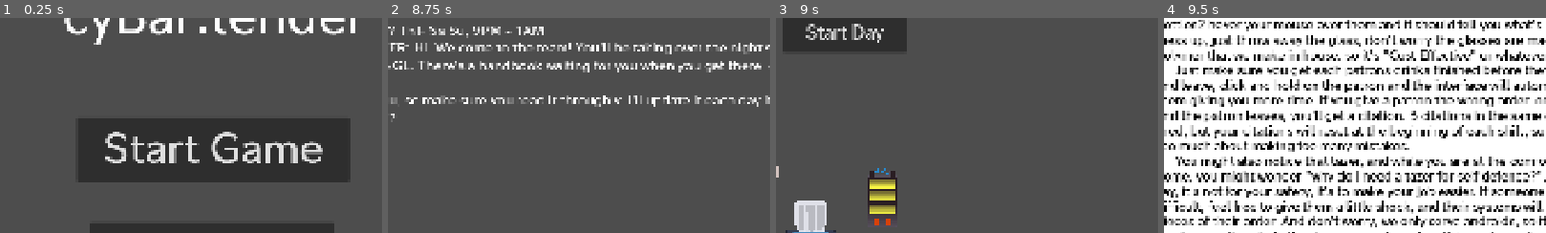
Above: before the commit, frames 1-4 (left to right).
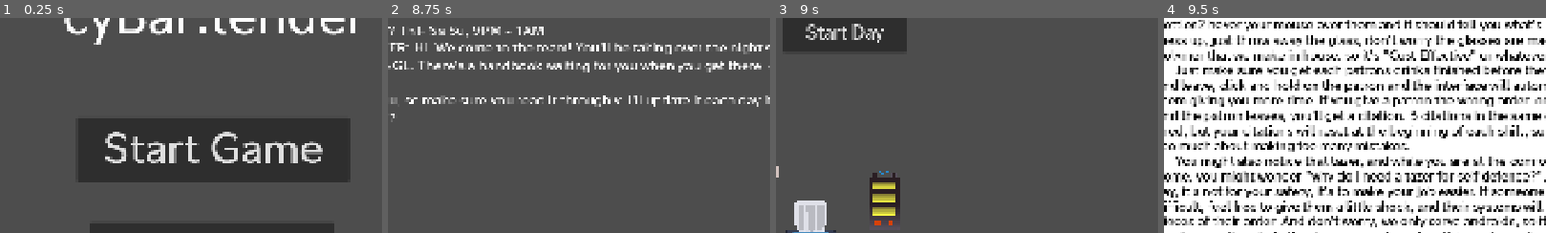
Above: after the commit, the same moments.

Repository: witenson-cmyk/cyBar-tender
Game: Godot game, scene res://start_screen.tscn
The game is run twice, just before and just after one commit, with the same random seed, the same clock (stepped at 60 frames per second) and the same inputs. The engine's default icon, where the game draws it, is replaced by a stand-in: a white triangle on a blue panel in a dark square.
Inputs (mouse positions are % of the whole screen's width and height, from its top left):
- Up to frame 1 (0.25 s): no input
- Up to frame 2 (8.75 s): click "Start Game" at 0.5 s; tap Enter (ui_accept) every 1.5 s from 1.25 to 5.75 s; move the mouse to (72, 45) at 1.27 s; hold Enter (ui_accept) 1.28-2 s; click (72, 45) at 1.42 s; drag from (30, 55) to (45, 70) at 2.02 s; move the mouse to (60, 28) at 2.77 s; hold Enter (ui_accept) 2.78-3.5 s; tap T (lock_tooltip) at 2.85, 5.85 s; click (60, 28) at 2.92 s; drag from (45, 70) to (20, 35) at 3.52 s; move the mouse to (80, 65) at 4.27 s; hold Enter (ui_accept) 4.28-5 s; click (80, 65) at 4.42 s; drag from (20, 35) to (35, 25) at 5.02 s; move the mouse to (55, 50) at 5.77 s; hold Enter (ui_accept) 5.78-6.5 s; click (55, 50) at 5.92 s; drag from (35, 25) to (30, 55) at 6.52 s; move the mouse to (72, 45) at 7.27 s; hold Enter (ui_accept) 7.28-8 s; click (72, 45) at 7.42 s; drag from (30, 55) to (45, 70) at 8.02 s
- Up to frame 3 (9 s): move the mouse to (60, 28) at 8.77 s; hold Enter (ui_accept) from 8.78 s (still down); tap T (lock_tooltip) at 8.85 s; click (60, 28) at 8.92 s
- Up to frame 4 (9.5 s): keep holding Enter (ui_accept)
The pictures show only the part of the screen within x 22-72%, y 29-79%; the shares and areas given below are measured in that part.

Frames 1-2 are identical in both runs. In frame 3, 1.2% of the frame differs, in the area x 24-33%, y 69-97%; in frame 4, nothing differs.

Commit message:
things shake now

Diff:
--- a/Scripts/liquid.gd
+++ b/Scripts/liquid.gd
@@ -3,6 +3,7 @@
 var dragging=false
 @export var toAdd="vodka"
 var off=Vector2(0,0)
+var previousPosition = startingPos
 # Called when the node enters the scene tree for the first time.
 func _ready() -> void:
 	pass # Replace with function body.
@@ -16,6 +17,12 @@
 	else:
 		position=lerp(position,startingPos,.2)
 		z_index = 1
+	var shmoovX = (global_position.x - previousPosition.x)/100
+	var shmoovY = (global_position.y - previousPosition.y)/100*sign(shmoovX)
+	var shmoov = shmoovY+shmoovX
+	shmoov = clamp(shmoov,-.50,.50)
+	get_node("CollisionShape2D/Sprite2D").rotation = shmoov
+	previousPosition=global_position
 
 
 func _on_button_button_down() -> void:
@@ -31,5 +38,5 @@
 			if thing.get_meta("drink")==true:
 				for all in thing.added:
 					if(all==toAdd):
-						pass
+						return
 				thing.added.append(toAdd)
--- a/Scripts/object.gd
+++ b/Scripts/object.gd
@@ -7,6 +7,7 @@
 var lastPlace
 var wanted
 var got
+var previousPosition = global_position
 @onready var button = get_node("CollisionShape2D/Sprite2D/Button")
 
 # Called when the node enters the scene tree for the first time.simple and clean birth by sleep
@@ -21,10 +22,24 @@
 		z_index=2
 	else:
 		position=lerp(position,lastok,.2)
+	var toolText=""
+	if added.is_empty():
+		toolText="Empty Liquor Glass"
+	else:
+		toolText = "Liquor Glass ("
+		for thing in added:
+			if added.find(thing)==added.size()-1:
+				toolText+=thing.capitalize()+")"
+			else:
+				toolText+=thing.capitalize()+", "
+	button.tooltip_strings[0]=toolText
+	var shmoovX = (global_position.x - previousPosition.x)/100
+	var shmoovY = (global_position.y - previousPosition.y)/100*sign(shmoovX)
+	var shmoov = shmoovY+shmoovX
+	shmoov = clamp(shmoov,-.50,.50)
+	get_node("CollisionShape2D/Sprite2D").rotation = shmoov
 
-	var toolText = "Liquor Glass "
-	toolText+=str(added)
-	button.tooltip_strings[0]=toolText
+	previousPosition=global_position
 
 
 func _on_button_button_down() -> void:
--- a/Scripts/tazer.gd
+++ b/Scripts/tazer.gd
@@ -10,11 +10,20 @@
 
 # Called every frame. 'delta' is the elapsed time since the previous frame.
 func _process(delta: float) -> void:
+	var offY = random.randi()%5
+	var offX = random.randi()%5
+
 	if dragging:
 		position = get_global_mouse_position()-off
-		z_index=2
+		z_index=9
+		offY*=3
+		offX*=3
 	else:
 		position=lerp(position,lastok,.2)
+		z_index=2
+
+	get_node("CollisionShape2D/Sprite2D").position.x=offX
+	get_node("CollisionShape2D/Sprite2D").position.y=offY
 
 
 func _on_button_button_down() -> void:
--- a/node_2d.tscn
+++ b/node_2d.tscn
@@ -435,6 +435,7 @@
 grow_horizontal = 2
 grow_vertical = 2
 script = ExtResource("5_hqns4")
+trigger_mode = 1
 tooltip_alignment = 5
 origin = 3
 offset = Vector2(25, 25)
